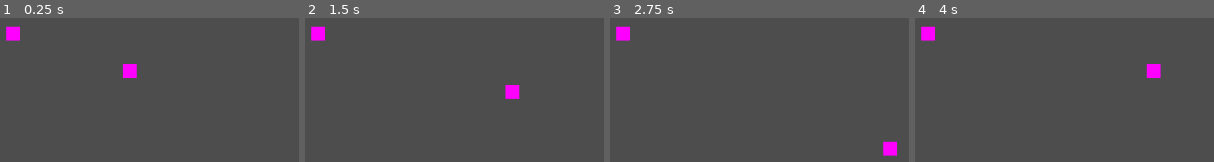
Above: before the commit, frames 1-4 (left to right).
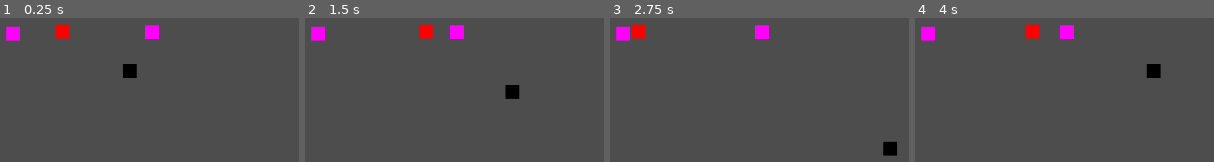
Above: after the commit, the same moments.

Repository: fymmit/godot-abg
Game: Godot game, scene res://scene.tscn
Two runs of this game, one before a commit and one after it. Both use one fixed random seed, a clock stepped at 60 frames per second and the inputs below.
Inputs:
- Up to frame 1 (0.25 s): no input
- Up to frame 2 (1.5 s): hold Right (ui_right) 0.53-1.28 s; hold Down (ui_down) from 1.28 s (still down)
- Up to frame 3 (2.75 s): release Down (ui_down) at 2.03 s; hold Right (ui_right) from 2.03 s (still down)
- Up to frame 4 (4 s): release Right (ui_right) at 2.78 s; hold Up (ui_up) 2.78-3.53 s; hold Left (ui_left) from 3.53 s (still down)

The runs differ from the first frame. In frame 1, 1.4% of the frame differs, in the area x 18-54%, y 4-42%; in frame 2, 1.4%; in frame 3, 1.4%; in frame 4, 1.4%.

Commit message:
Add enemy that bounces on walls

Diff:
--- /dev/null
+++ b/Enemy.gd
@@ -0,0 +1,13 @@
+extends CharacterBody2D
+
+const SPEED = 150
+
+func _init():
+	velocity = Vector2.LEFT * SPEED
+
+func _physics_process(delta):
+	var collision = move_and_collide(velocity * delta)
+	if collision:
+		var collider = collision.get_collider()
+		if collider.has_meta("type") && collider.get_meta("type") == "wall":
+			velocity = velocity.bounce(collision.get_normal())
--- a/Player.gd
+++ b/Player.gd
@@ -1,11 +1,19 @@
 extends CharacterBody2D
 
-var speed = 150;
+signal kill
+
+var speed = 150
 
 func get_input():
-	var direction = Input.get_vector("ui_left", "ui_right", "ui_up", "ui_down");
-	velocity = direction * speed;
+	var direction = Input.get_vector("ui_left", "ui_right", "ui_up", "ui_down")
+	velocity = direction * speed
 
-func _physics_process(_delta):
-	get_input();
-	move_and_slide();
+func _physics_process(delta):
+	get_input()
+	var collision = move_and_collide(velocity * delta)
+	if collision:
+		if collision.get_collider().name == "Enemy":
+			kill.emit()
+
+func _on_kill():
+	print("you are kill")
--- /dev/null
+++ b/scene.gdshader
@@ -0,0 +1,5 @@
+shader_type canvas_item;
+
+void fragment() {
+	// Place fragment code here.
+}
--- a/scene.tscn
+++ b/scene.tscn
@@ -1,15 +1,18 @@
-[gd_scene load_steps=6 format=3 uid="uid://2r8sghwr5x5n"]
+[gd_scene load_steps=8 format=3 uid="uid://2r8sghwr5x5n"]
 
 [ext_resource type="Script" path="res://Player.gd" id="1_wduc2"]
+[ext_resource type="PackedScene" uid="uid://cyynftxmge47o" path="res://wall.tscn" id="2_bm63t"]
+[ext_resource type="Script" path="res://Enemy.gd" id="2_rk3e0"]
 
 [sub_resource type="PlaceholderTexture2D" id="PlaceholderTexture2D_ko6wb"]
 size = Vector2(20, 20)
 
 [sub_resource type="RectangleShape2D" id="RectangleShape2D_8ce3i"]
 
-[sub_resource type="RectangleShape2D" id="RectangleShape2D_rwet7"]
+[sub_resource type="PlaceholderTexture2D" id="PlaceholderTexture2D_n0ony"]
+size = Vector2(20, 20)
 
-[sub_resource type="PlaceholderTexture2D" id="PlaceholderTexture2D_qreqi"]
+[sub_resource type="RectangleShape2D" id="RectangleShape2D_m8pym"]
 
 [node name="Level" type="Node2D"]
 
@@ -18,18 +21,27 @@
 script = ExtResource("1_wduc2")
 
 [node name="Sprite2D" type="Sprite2D" parent="Player"]
+modulate = Color(0, 1, 0, 1)
 position = Vector2(1, 0)
 texture = SubResource("PlaceholderTexture2D_ko6wb")
 
 [node name="CollisionShape2D" type="CollisionShape2D" parent="Player"]
 shape = SubResource("RectangleShape2D_8ce3i")
 
-[node name="Wall" type="StaticBody2D" parent="."]
-position = Vector2(417, 278)
+[node name="Wall" parent="." instance=ExtResource("2_bm63t")]
 
-[node name="CollisionShape2D" type="CollisionShape2D" parent="Wall"]
-shape = SubResource("RectangleShape2D_rwet7")
+[node name="Enemy" type="CharacterBody2D" parent="."]
+position = Vector2(526, 275)
+script = ExtResource("2_rk3e0")
 
-[node name="Sprite2D" type="Sprite2D" parent="Wall"]
-scale = Vector2(20, 20)
-texture = SubResource("PlaceholderTexture2D_qreqi")
+[node name="Sprite2D" type="Sprite2D" parent="Enemy"]
+modulate = Color(1, 0, 0, 1)
+texture = SubResource("PlaceholderTexture2D_n0ony")
+
+[node name="CollisionShape2D" type="CollisionShape2D" parent="Enemy"]
+shape = SubResource("RectangleShape2D_m8pym")
+
+[node name="Wall2" parent="." instance=ExtResource("2_bm63t")]
+position = Vector2(617, 276)
+
+[connection signal="kill" from="Player" to="Player" method="_on_kill"]
--- /dev/null
+++ b/wall.tscn
@@ -0,0 +1,16 @@
+[gd_scene load_steps=3 format=3 uid="uid://cyynftxmge47o"]
+
+[sub_resource type="RectangleShape2D" id="RectangleShape2D_rwet7"]
+
+[sub_resource type="PlaceholderTexture2D" id="PlaceholderTexture2D_qreqi"]
+
+[node name="Wall" type="StaticBody2D"]
+position = Vector2(417, 278)
+metadata/type = "wall"
+
+[node name="CollisionShape2D" type="CollisionShape2D" parent="."]
+shape = SubResource("RectangleShape2D_rwet7")
+
+[node name="Sprite2D" type="Sprite2D" parent="."]
+scale = Vector2(20, 20)
+texture = SubResource("PlaceholderTexture2D_qreqi")
